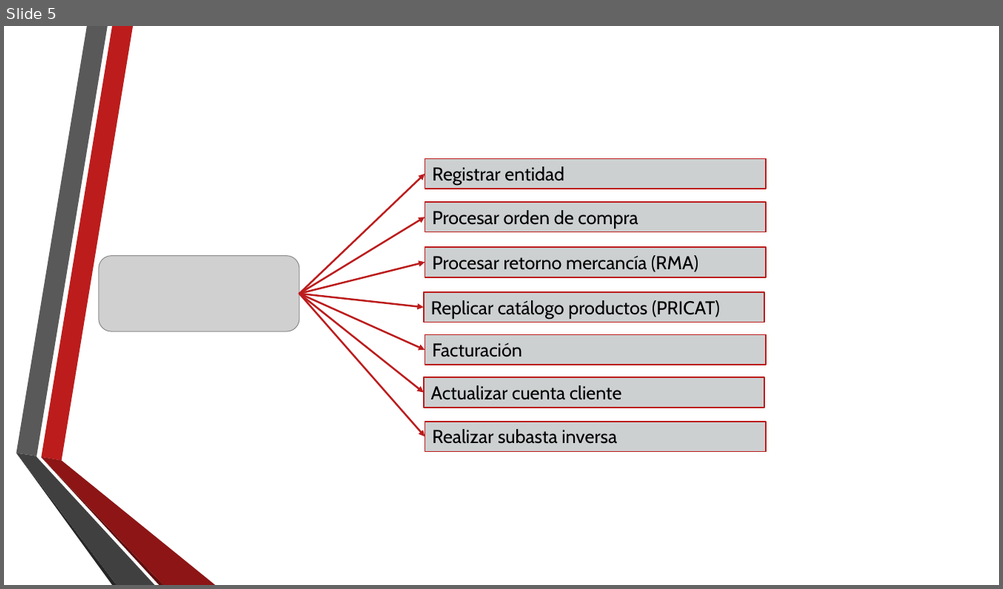
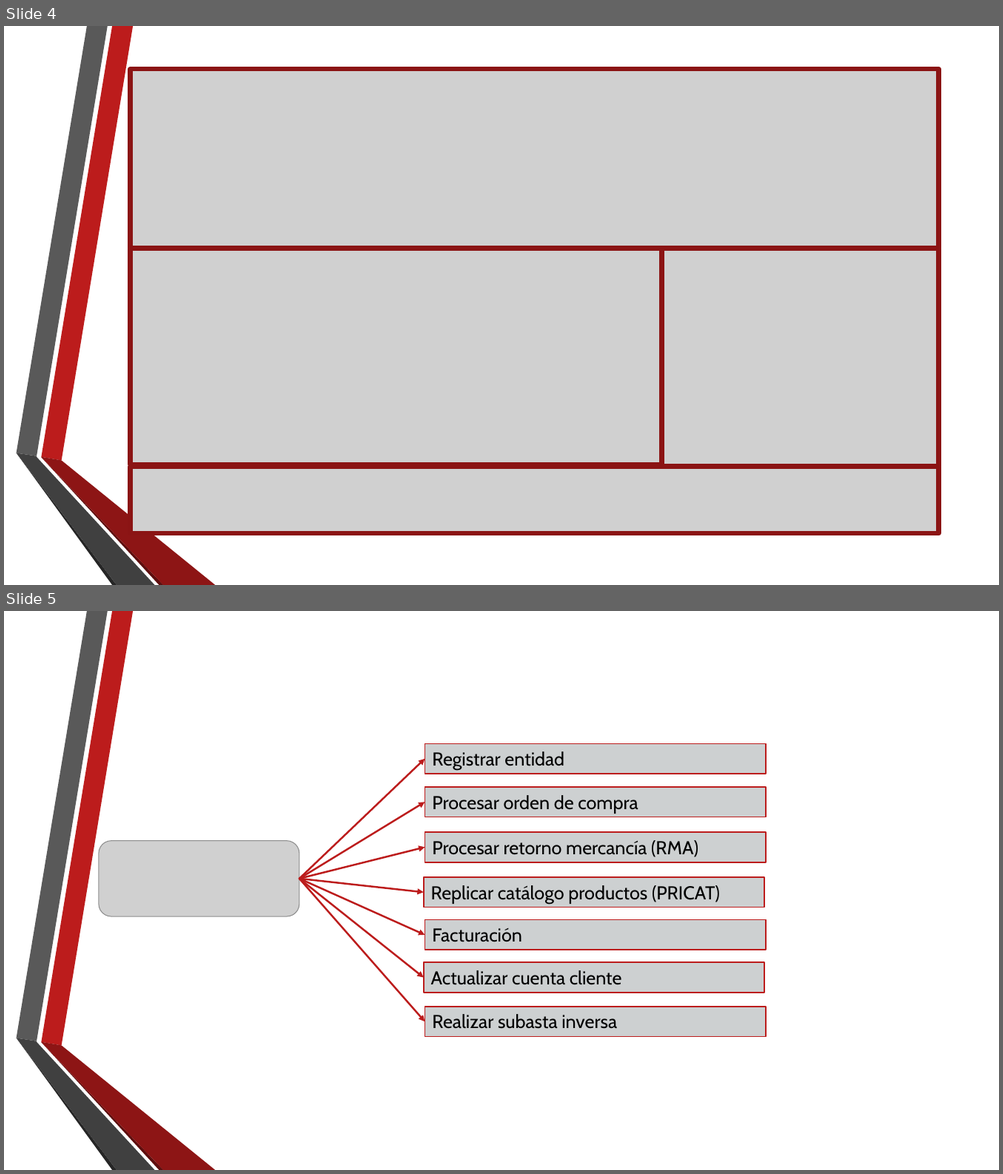
Before and after one commit to gaudisolutions/ecos, a slide deck: Proyecto I/Arquitectura Objetivo MPLA.pptx. Shown one above the other, each under a label of ours: slide 5 before the commit, slides 4 and 5 after it. The pictures are 1003x589 and 1003x1174 pixels, drawn with LibreOffice and Linux fonts; fonts in the diff are those of the drawing; grey boxes stand for pictures; background and template pictures are left out. Boxes give left, top, right and bottom in pixels: in the first picture for what was removed or moved away, otherwise in the second. Text is boxed around its words. In the diff, an @@ line names an element or a change of style, - is before the commit and + after.

```diff
--- a/Proyecto I/Arquitectura Objetivo MPLA.pptx
+++ b/Proyecto I/Arquitectura Objetivo MPLA.pptx
@@ slide 4 added at box(4, 26, 999, 585), background picture (left out); not listed: 6 template elements that a slide beside it also shows @@
@@ picture added at box(130, 69, 938, 535) @@
@@ rectangle added at box(130, 69, 938, 248), outline #8B1515 4.5 pt @@
@@ rectangle added at box(130, 249, 661, 466), outline #8B1515 4.5 pt @@
@@ rectangle added at box(662, 249, 939, 466), outline #8B1515 4.5 pt @@
@@ rectangle added at box(130, 467, 938, 534), outline #8B1515 4.5 pt @@
```
Also in this commit, not shown: 1 slide changed, 3 other slides added, 2 slides removed, 2 other files.
